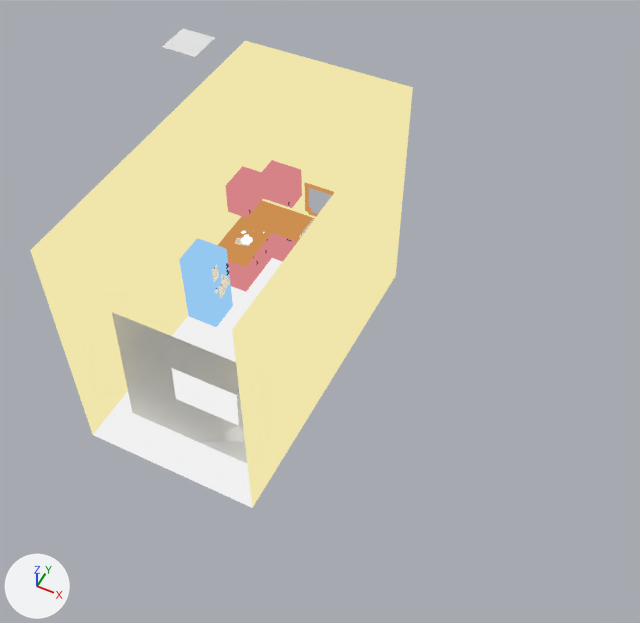
The Blender file Blender/Kouizine/kouizine.blend as it was, and as the next commit left it.
One viewpoint serves both versions: a 50 mm lens placed at (24.2, -33.4, 44.8), pointed at (9.7, -4.4, 8.6). Arrows for +X, +Y and +Z are at lower left; the lights stay in place.
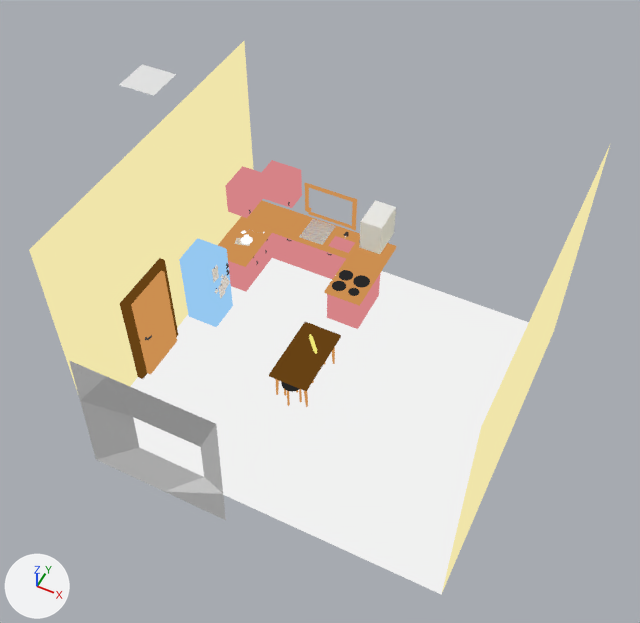
Where the change shows, as pixel boxes (x1, y1, x2, y2) in the pictures (640 x 623 px):
'MUR.001', added: after (29, 41, 611, 594)
    faces in mat_sol: (130, 258, 529, 594)
    faces in mat_mur: (29, 41, 611, 592)
'MUR', hidden: before (30, 41, 413, 508)
'Plane.008', moved: before (112, 29, 247, 463); after (69, 64, 226, 520)
'Cube.026', added: after (131, 271, 177, 375)
'Cube.025', added: after (120, 258, 178, 379)
'Plane.001', unchanged, uncovered by the edit: after (269, 322, 341, 391)
'Cube.016', unchanged, uncovered by the edit: before (271, 233, 297, 262); after (271, 233, 355, 279)

What the commit changed:
Mesh me_cube_029 is new.
It has 40 vertices, 38 faces and spans x -1.0..-0.74, y -0.94..2.18, z -0.09..6.42.
It uses material mat_bois_clair_002.
Mesh me_cube_022 is new.
It is a box spanning x 0.62..1.0, y -0.84..3.32, z -0.11..6.84.
It uses material mat_bois_sombre.
Mesh me_cube_027 is new.
It has 20 vertices, 7 faces and spans x -0.267..0.281, y -0.39..0.625, z -0.494..0.276.
Faces by material slot: [6, 1].
It uses material mat_mur.
It uses material mat_sol.
Object 'MUR' (ob_mur) is now hidden.
Object 'Plane.008' (ob_plane_008) moves from (4.2, -9.97, 4.52) to (4.2, -13.71, 4.52).
Object 'Cube.026' (ob_cube_026) is new; it shows me_cube_029.
Its location is (-0.25, -6.17, 0.0).
Object 'Cube.025' (ob_cube_025) is new; it shows me_cube_022.
Its location is (-2.25, -6.77, 0.0).
Object 'MUR.001' (ob_mur_001) is new; it shows me_cube_027.
Its location is (9.95, 0.1, 5.44).
Its scale is (-41.2, -20.2, -20.2).
